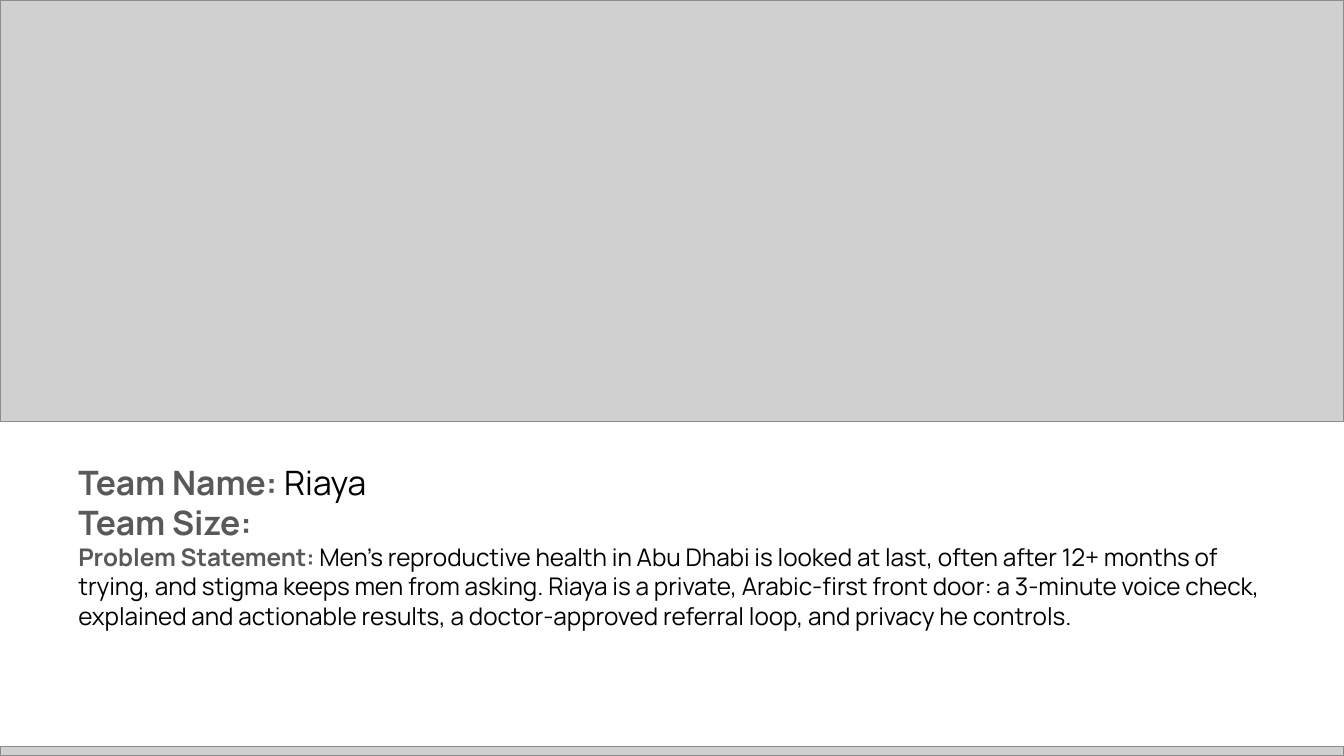
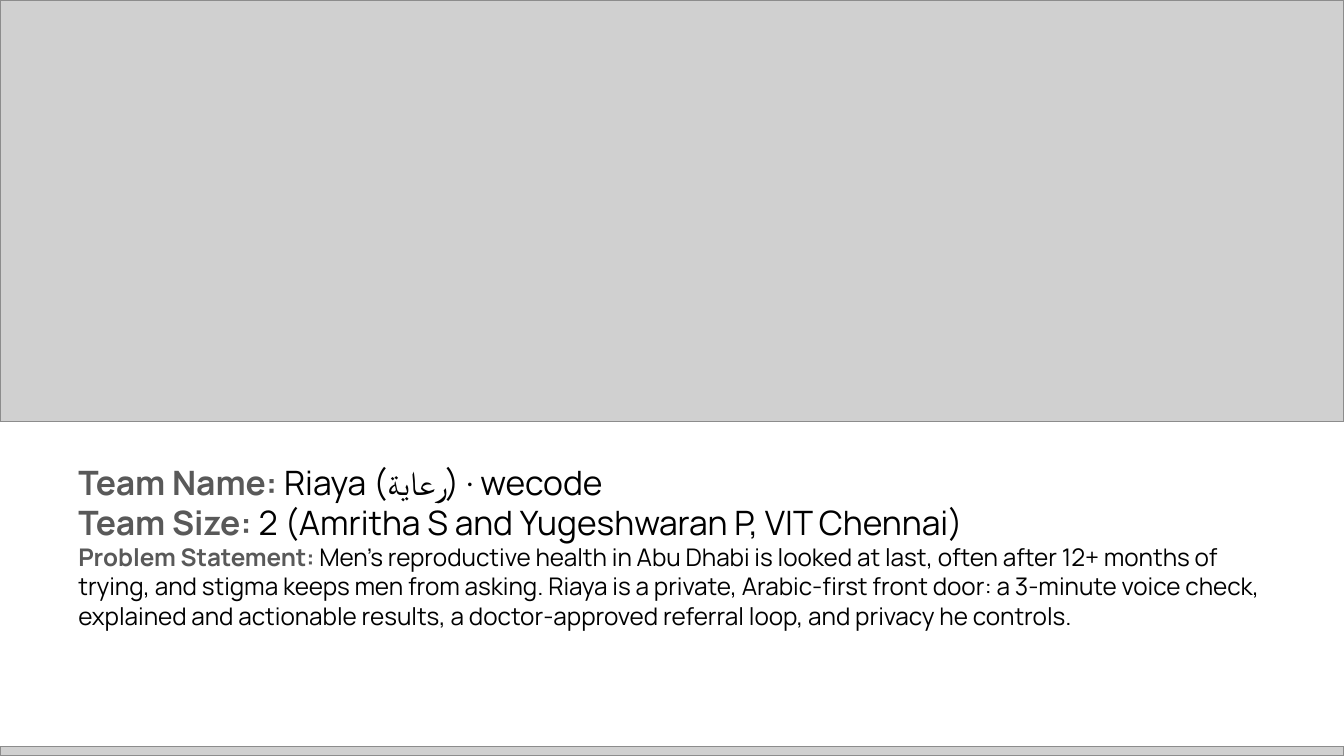
Before and after one commit to yugesh1111/riaya, a slide deck: slide 1 of docs/Riaya_Submission.pptx. Drawn at 1344x756 pixels with LibreOffice and Linux fonts; fonts in the diff are those of the drawing; grey boxes stand for pictures. Boxes give left, top, right and bottom in pixels: in the first picture for what was removed or moved away, otherwise in the second. Text is boxed around its words. In the diff, an @@ line names an element or a change of style, - is before the commit and + after.

```diff
--- a/docs/Riaya_Submission.pptx
+++ b/docs/Riaya_Submission.pptx
@@ text at [78, 467, 963, 544]: text changed; text colour #595959 to #000000; bold off @@
-Team Name: Riaya
-Team Size:
+Team Name: Riaya (رعاية) · wecode
+Team Size: 2 (Amritha S and Yugeshwaran P, VIT Chennai)
```
Also in this commit, not shown: 1 other slide changed, 4 other files.
